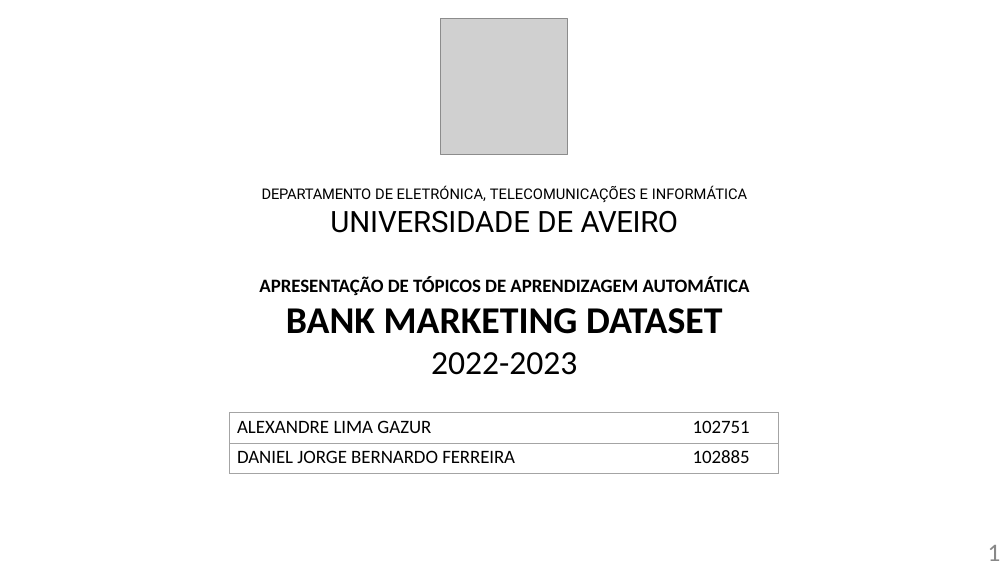
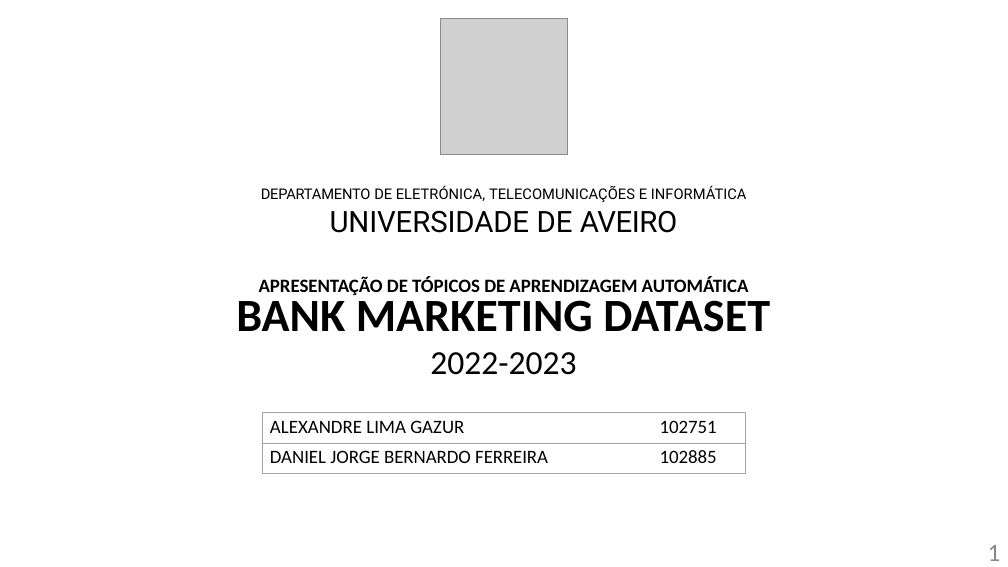
Before and after one commit to DanielFerreira011102/TAA1, a slide deck: slide 1 of Presentation1.pptx. Drawn at 1008x567 pixels with LibreOffice and Linux fonts; fonts in the diff are those of the drawing; grey boxes stand for pictures. Boxes give left, top, right and bottom in pixels: in the first picture for what was removed or moved away, otherwise in the second. Text is boxed around its words. In the diff, an @@ line names an element or a change of style, - is before the commit and + after.

```diff
--- a/Presentation1.pptx
+++ b/Presentation1.pptx
@@ text "DEPARTAMENTO DE ELETRÓNICA, TELECOMUNICAÇÕES E ..." moved from (x1=259, y1=186, x2=750, y2=375) to (x1=236, y1=186, x2=770, y2=375) @@
@@ text at (x1=236, y1=293, x2=770, y2=332): size 36 to 44 pt in "BANK MARKETING DATASET" @@
@@ table resized from (x1=230, y1=412, x2=779, y2=473) to (x1=262, y1=412, x2=745, y2=473) @@
```
Also in this commit, not shown: 5 slides added, 1 slide removed, 1 other file.
